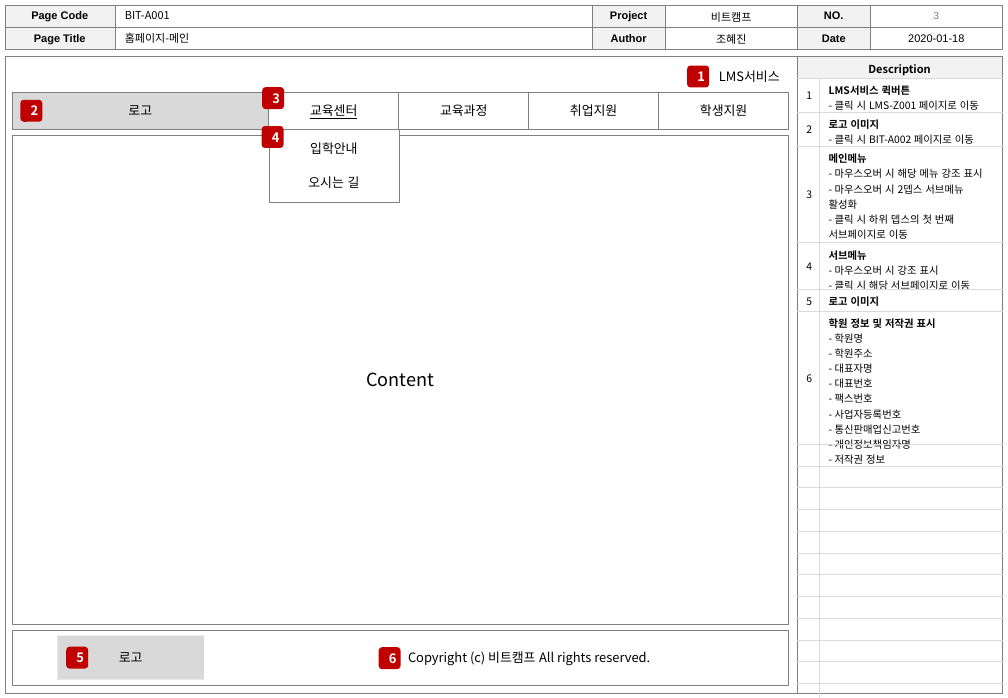
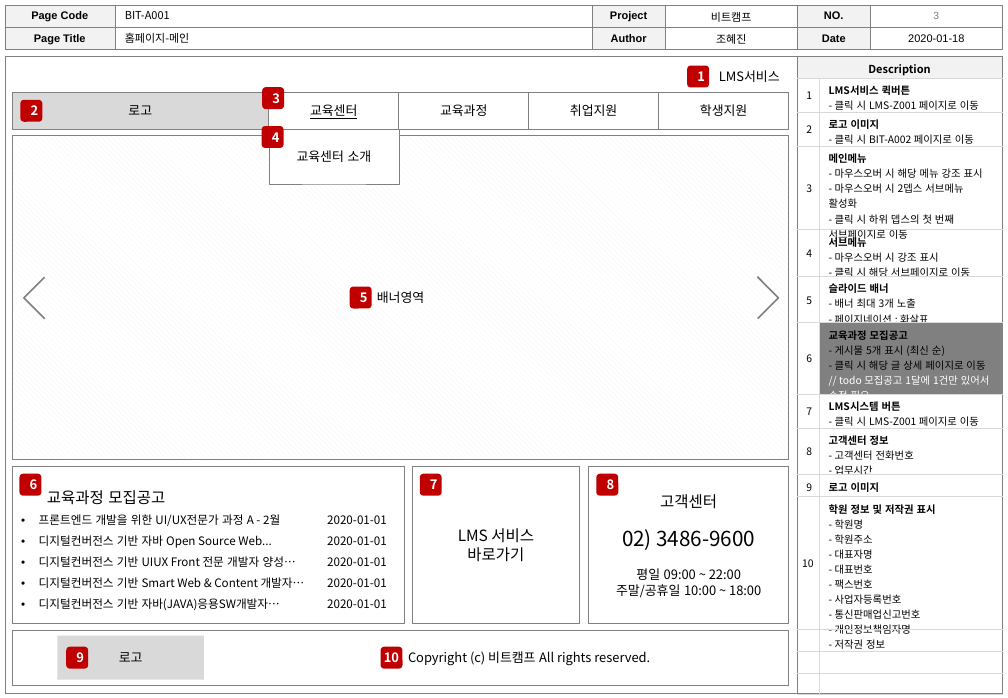
Before and after one commit to h62j8n/bitcamp_lms, a slide deck: slide 3 of storyboard.ver1.3.pptx. Drawn at 1008x698 pixels with LibreOffice and Linux fonts; fonts in the diff are those of the drawing. Boxes give left, top, right and bottom in pixels: in the first picture for what was removed or moved away, otherwise in the second. Text is boxed around its words. In the diff, an @@ line names an element or a change of style, - is before the commit and + after.

Commit message:
SB ver1.3

```diff
--- a/storyboard.ver1.3.pptx
+++ b/storyboard.ver1.3.pptx
@@ table at [798, 78, 1003, 698] @@
-row 5: 5 | 로고 이미지
-row 6: 6 | 학원 정보 및 저작권 표시 / - 학원명 / - 학원주소 / - 대표자명 / - 대표번호 / - 팩스번호 / - 사업자등록번호 / - 통신판매업신고번호 / - 개인정보책임자명 / - 저작권 정보
+row 5: 5 | 슬라이드 배너 / - 배너 최대 3개 노출 / - 페이지네이션 : 화살표
+row 6: 6 | 교육과정 모집공고 / - 게시물 5개 표시 (최신 순) / - 클릭 시 해당 글 상세 페이지로 이동 / // todo 모집공고 1달에 1건만 있어서 수정 필요
+row 7: 7 | LMS시스템 버튼 / - 클릭 시 LMS-Z001 페이지로 이동
+row 8: 8 | 고객센터 정보 / - 고객센터 전화번호 / - 업무시간
+row 9: 9 | 로고 이미지
+row 10:  | 학원 정보 및 저작권 표시 / - 학원명 / - 학원주소 / - 대표자명 / - 대표번호 / - 팩스번호 / - 사업자등록번호 / - 통신판매업신고번호 / - 개인정보책임자명 / - 저작권 정보
-row 10:  | 
-row 11:  | 
-row 12:  | 
-row 13:  | 
-row 14:  | 
-row 15:  | 
-row 16:  | 
-row 17:  | 
-row 18:  | 
@@ rectangle removed at [12, 135, 789, 625] @@
-Content
@@ rectangle "교육센터 소개": place and size @@
-rectangle "교육센터 소개" at [269, 129, 399, 203]
+rectangle "교육센터 소개" at [269, 129, 399, 184]
@@ text in rectangle at [297, 150, 372, 162]: text changed @@
-입학안내
-오시는 길
+교육센터 소개
@@ rounded rectangle added at [350, 287, 372, 309], fill #C00000, 10 pt, text #FFFFFF, bold @@
+5
@@ text added at [377, 291, 424, 303], 10 pt, text #000000 @@
+배너영역
@@ group added at [12, 135, 789, 460]: 4 lines, 1 rectangle @@
@@ rectangle added at [12, 466, 405, 624], fill #FFFFFF, outline #808080 0.5 pt, 9 pt, text #000000 @@
+교육과정 모집공고
+• 프론트엔드 개발을 위한 UI/UX전문가 과정 A - 2월
+• 디지털컨버전스 기반 자바 Open Source Web...
+• 디지털컨버전스 기반 UIUX Front 전문 개발자 양성…
+• 디지털컨버전스 기반 Smart Web & Content 개발자…
+• 디지털컨버전스 기반 자바(JAVA)응용SW개발자…
@@ rounded rectangle "6": place and size @@
-rounded rectangle "6" at [379, 647, 401, 669]
+rounded rectangle "6" at [20, 474, 42, 496]
@@ rectangle added at [412, 466, 580, 624], fill #FFFFFF, outline #808080 0.5 pt, 12 pt, text #000000 @@
+LMS 서비스
+바로가기
@@ rounded rectangle added at [420, 474, 442, 496], fill #C00000, 10 pt, text #FFFFFF, bold @@
+7
@@ rectangle added at [589, 466, 789, 624], fill #FFFFFF, outline #808080 0.5 pt, 10 pt, text #000000 @@
+고객센터
+02) 3486-9600
+평일 09:00 ~ 22:00
+주말/공휴일 10:00 ~ 18:00
@@ rounded rectangle added at [597, 474, 619, 496], fill #C00000, 10 pt, text #FFFFFF, bold @@
+8
@@ text added at [327, 515, 387, 608], 9 pt, text #000000 @@
+2020-01-01
+2020-01-01
+2020-01-01
+2020-01-01
+2020-01-01
@@ text added at [802, 559, 813, 567], 8 pt, text #000000 @@
+10
@@ rounded rectangle added at [381, 647, 403, 669], fill #C00000 @@
@@ text added at [384, 652, 399, 662], 10 pt, text #FFFFFF, bold @@
+10
```
Also in this commit, not shown: 13 other slides changed, 12 slides added, 2 slides removed.
